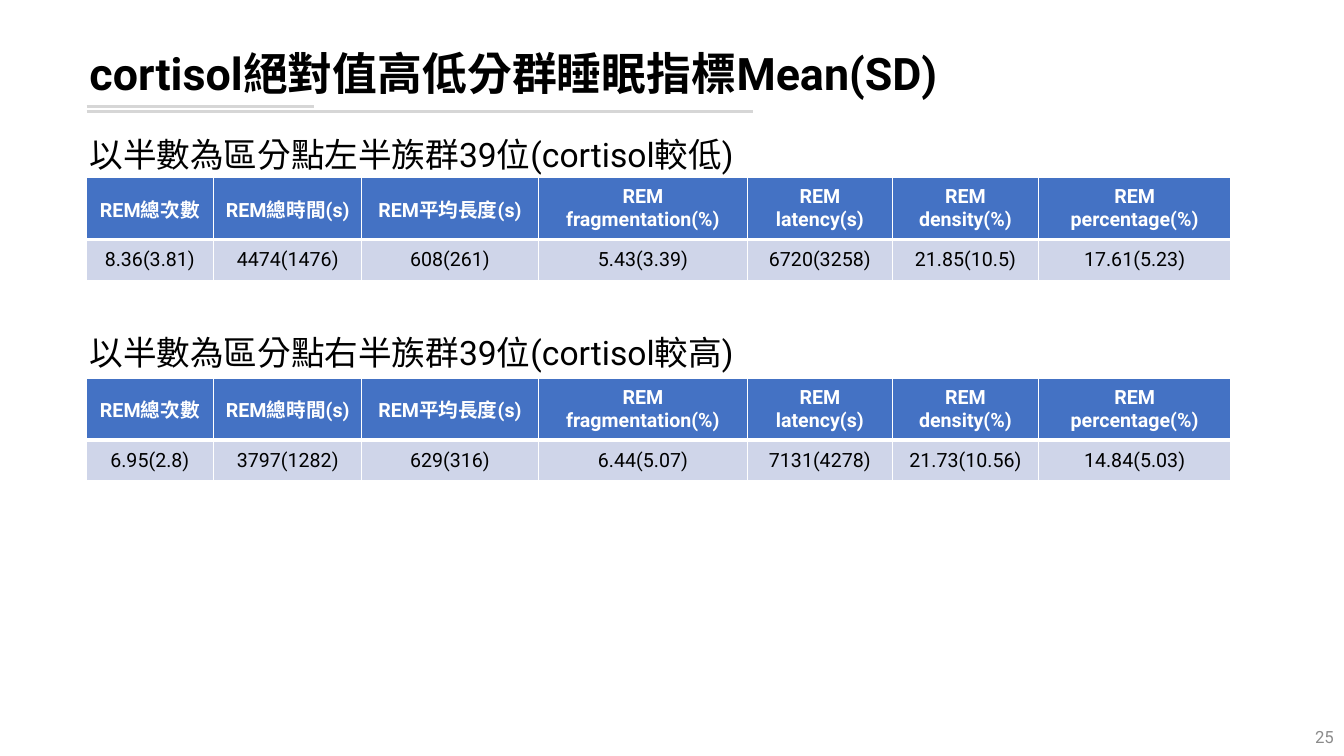
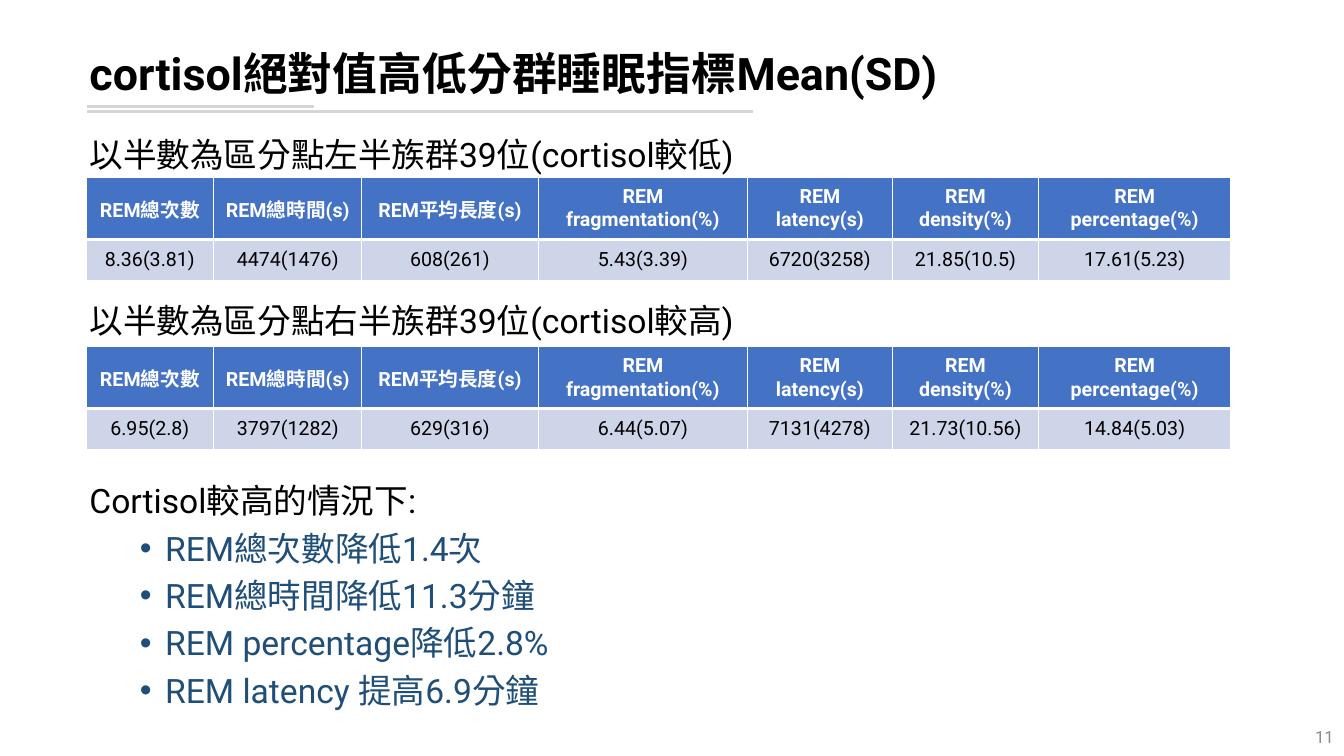
Before and after one commit to leooel97895750/REM_DataMining, a slide deck: slide 11 of 20210804_REM分析.pptx (slide 25 before the commit). Drawn at 1344x756 pixels with LibreOffice and Linux fonts; fonts in the diff are those of the drawing. Boxes give left, top, right and bottom in pixels: in the first picture for what was removed or moved away, otherwise in the second. Text is boxed around its words. In the diff, an @@ line names an element or a change of style, - is before the commit and + after.

```diff
--- a/20210804_REM分析.pptx
+++ b/20210804_REM分析.pptx
@@ text "以半數為區分點右半族群39位(cortisol較高)": place and size @@
-text "以半數為區分點右半族群39位(cortisol較高)" at box(89, 336, 733, 373)
+text "以半數為區分點右半族群39位(cortisol較高)" at box(89, 304, 733, 341)
@@ table: place and size @@
-table at box(86, 378, 1231, 476)
+table at box(86, 347, 1231, 445)
@@ text added at box(89, 484, 549, 710), 24 pt, text #1F4E79 @@
+Cortisol較高的情況下:
+  • REM總次數降低1.4次
+  • REM總時間降低11.3分鐘
+  • REM percentage降低2.8%
+  • REM latency 提高6.9分鐘
@@ page number at box(1315, 731, 1334, 743): text changed @@
-25
+11
```
Also in this commit, not shown: 13 other slides changed, 9 slides added, 6 slides removed, 3 other files.
